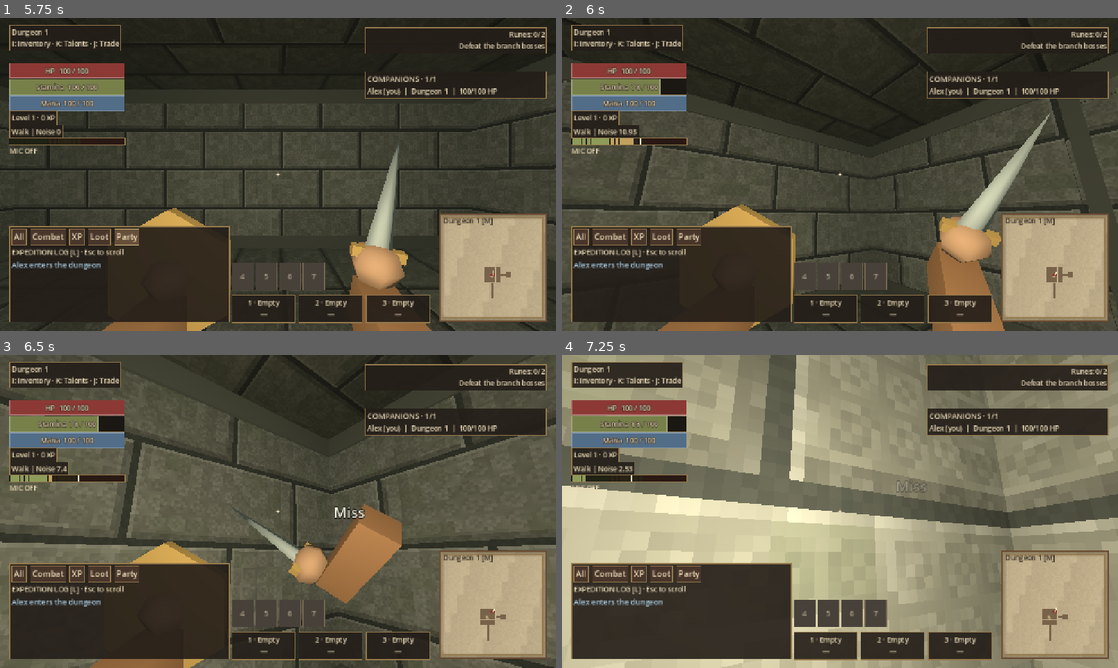
Above: before the commit, frames 1-4 (two rows, left to right).
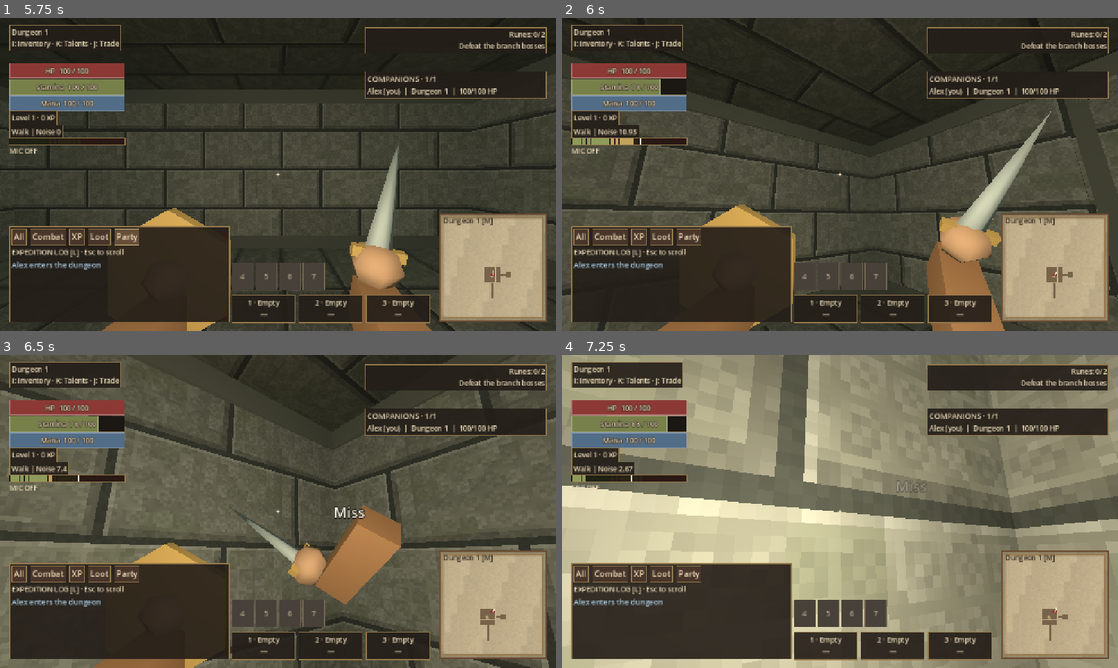
Above: after the commit, the same moments.

Repository: tdonnenfeld/LABIJ
Game: Godot game, scene res://game/main.tscn
The game is run twice, just before and just after one commit, with the same random seed, the same clock (stepped at 60 frames per second) and the same inputs. Sound files missing from this copy of the repository are replaced by a short silence.
Inputs (mouse positions are in pixels of both pictures, inside the frame that each line leads up to):
- Up to frame 1 (5.75 s): click (200, 83) at 0.52 s; type "Alex" at 0.6 s; click "Solo" at 1.25 s; click "All" at 2 s; click "Combat" at 2.75 s; click "XP" at 3.5 s; click "Loot" at 4.25 s; click "Party" at 5 s
- Up to frame 2 (6 s): tap Enter at 5.75 s; move the mouse to (867, 174) at 5.77 s; hold W from 5.78 s (still down); hold Shift from 5.78 s (still down); click (867, 174) at 5.92 s
- Up to frame 3 (6.5 s): keep holding W; keep holding Shift
- Up to frame 4 (7.25 s): keep holding W; move the mouse to (812, 511) at 6.52 s; release Shift at 6.53 s; tap Ctrl at 6.6 s

Frame 1 is identical in both runs. In frame 2, 2.0% of the frame differs, in the area x 0-100%, y 0-100%; in frame 3, 7.3%; in frame 4, 5.4%.

Commit message:
Allow responsive movement during melee windup and recovery

Diff:
--- a/game/player.gd
+++ b/game/player.gd
@@ -92,7 +92,10 @@
 	update_sprint(delta)
 	var forward := Vector3(sin(heading), 0, cos(heading))
 	var right := Vector3(cos(heading), 0, -sin(heading))
-	var motion := (right * direction.x + forward * direction.y) * (2.5 if blocking or attack_phase == 1 else 4.5) * (1.0 + skills.bonus("move")) * float(Profiles.SPECIES[species_id][3]) * (2.0 if dash_timer > 0 else (1.55 if sprinting else (0.45 * (1.0 + skills.bonus("quiet_speed")) if quiet_walking else 1.0)))
+	var weapon = Catalog.get_item(inventory.weapon)
+	var attack_move := 3.4 if weapon.projectile_speed <= 0 else 2.5
+	var move_speed := 2.5 if blocking else (attack_move if attack_phase == 1 else (3.8 if attack_phase == 2 else 4.5))
+	var motion := (right * direction.x + forward * direction.y) * move_speed * (1.0 + skills.bonus("move")) * float(Profiles.SPECIES[species_id][3]) * (2.0 if dash_timer > 0 else (1.55 if sprinting else (0.45 * (1.0 + skills.bonus("quiet_speed")) if quiet_walking else 1.0)))
 	velocity.x = motion.x
 	velocity.z = motion.z
 	velocity.y = maxf(velocity.y - 18.0 * delta, -20.0)
